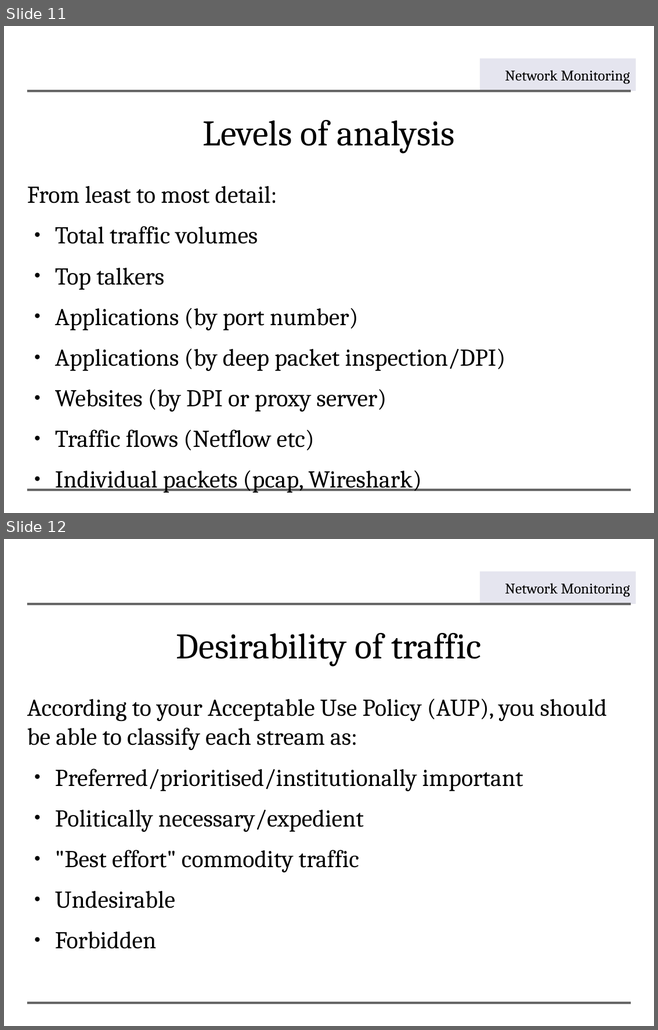
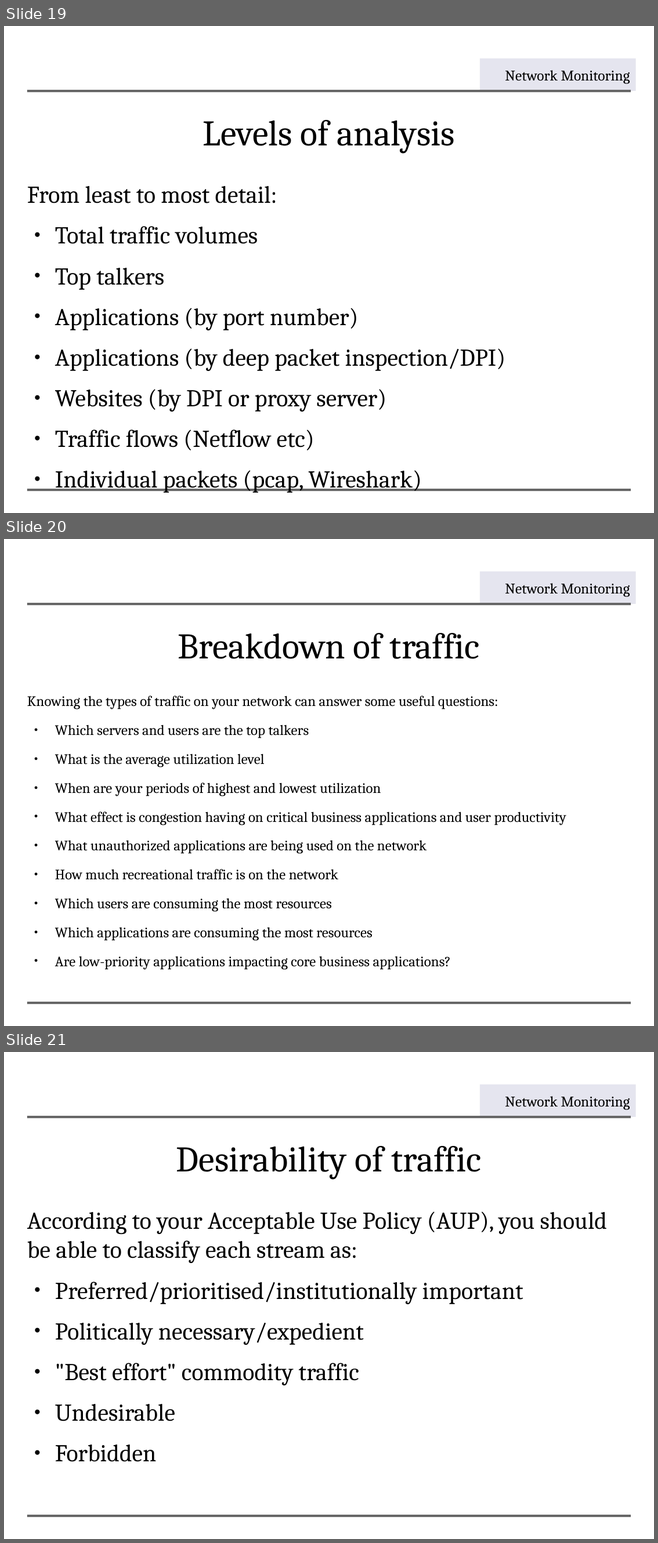
Before and after one commit to aptivate/inaspmaterials, a slide deck: generated/Network_Management/Unit_7_Network_Monitoring/Unit_7_Presentation.rst.odp. Shown one above the other, each under a label of ours: slides 11 and 12 before the commit, slides 19, 20 and 21 after it. The pictures are 658x1030 and 658x1543 pixels, drawn with LibreOffice and Linux fonts; fonts in the diff are those of the drawing; background and template pictures are left out. Boxes give left, top, right and bottom in pixels: in the first picture for what was removed or moved away, otherwise in the second. Text is boxed around its words. In the diff, an @@ line names an element or a change of style, - is before the commit and + after.

```diff
--- a/generated/Network_Management/Unit_7_Network_Monitoring/Unit_7_Presentation.rst.odp
+++ b/generated/Network_Management/Unit_7_Network_Monitoring/Unit_7_Presentation.rst.odp
@@ slide 20 added at (4, 539, 654, 1026), background #FFFFFF; not listed: 3 template elements that a slide beside it also shows @@
@@ title added at (177, 633, 480, 659), 44 pt, text #000000 @@
+Breakdown of traffic
@@ text added at (27, 696, 566, 969), 17.6 pt, text #000000 @@
+Knowing the types of traffic on your network can answer some useful questions:
+● Which servers and users are the top talkers
+● What is the average utilization level
+● When are your periods of highest and lowest utilization
+● What effect is congestion having on critical business applications and user productivity
+● What unauthorized applications are being used on the network
+● How much recreational traffic is on the network
+● Which users are consuming the most resources
+● Which applications are consuming the most resources
+● Are low-priority applications impacting core business applications?
@@ what was slide 11 is now slide 19 @@
@@ what was slide 12 is now slide 21 @@
```
Also in this commit, not shown: 10 slides changed, 18 other slides added, 12 other files.
